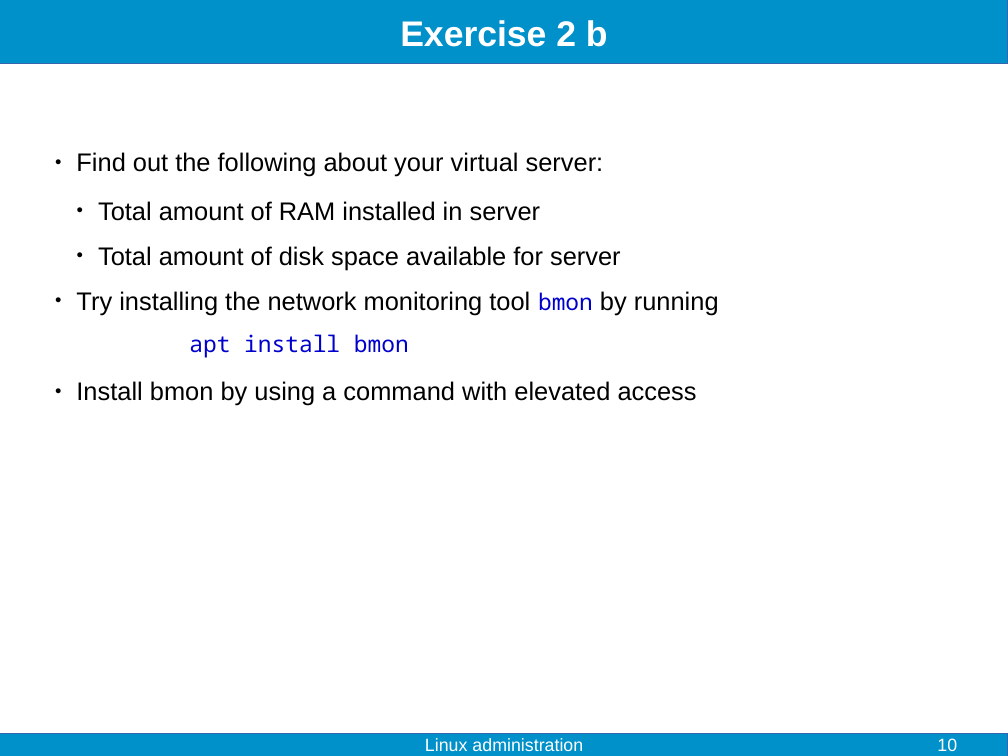
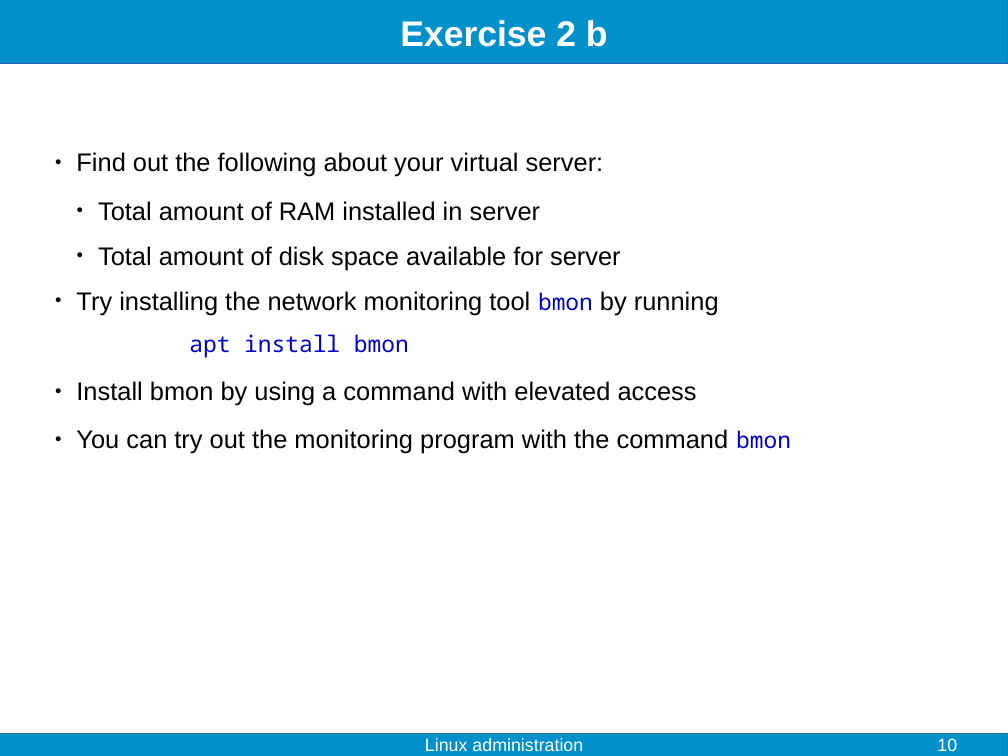
Before and after one commit to fjelltopp/training, a slide deck: slide 10 of linux_administration/linux_administration.odp. Drawn at 1008x756 pixels with LibreOffice and Linux fonts; fonts in the diff are those of the drawing. Boxes give left, top, right and bottom in pixels: in the first picture for what was removed or moved away, otherwise in the second. Text is boxed around its words. In the diff, an @@ line names an element or a change of style, - is before the commit and + after.

```diff
--- a/linux_administration/linux_administration.odp
+++ b/linux_administration/linux_administration.odp
@@ text at (76, 429, 791, 454): paragraph added @@
+● You can try out the monitoring program with the command bmon
```
Also in this commit, not shown: 4 other slides changed, 1 slide added.
